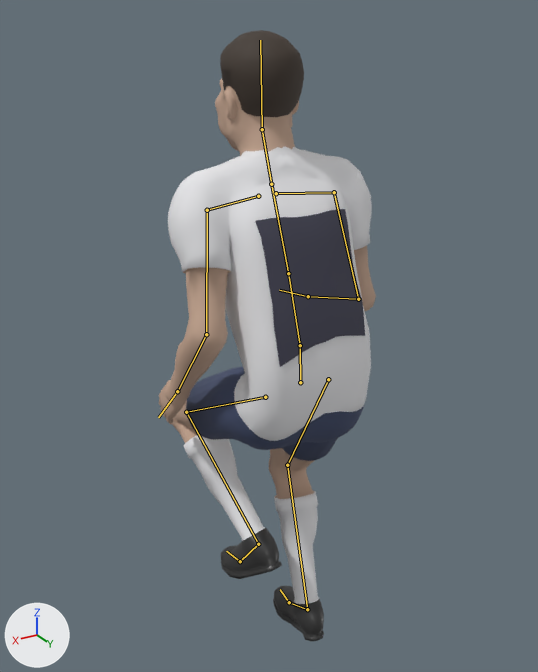
The Blender file assets/figure/figure.blend: old version first, new version second.
The view is the same before and after, from a camera (50 mm lens) standing at (0.935, 1.417, 1.75) and looking at (-0.039, -0.206, 0.939). Arrows for +X, +Y and +Z are at lower left; the lights stay in place. The older version comes first. Both versions are drawn at frame 44 of the action 'cut_L'; the numbers are the values there. The bones that bend it are drawn over the model as lines.

Names of what the first picture shows: 'body', 'hair_short', 'number'.
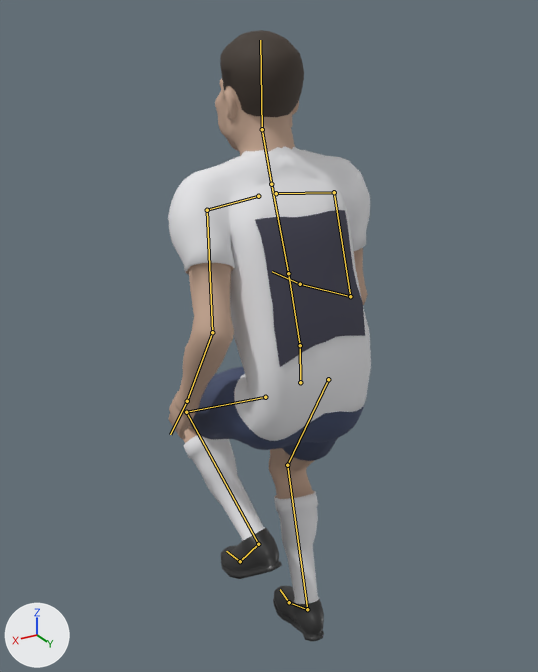
The change, as a diff of the scene's bpy script:
```diff
--- a/assets/figure/figure.blend.py
+++ b/assets/figure/figure.blend.py
@@ bone_upper_arm_l @@
 bone_upper_arm_l = bpy.data.objects['rig'].pose.bones['upper_arm_L']  # child of 'shoulder_L'
-bone_upper_arm_l.rotation_quaternion = (0.963, 0.014, 0.045, -0.267)  # degrees (0, 5, -31)
+bone_upper_arm_l.rotation_quaternion = (0.96, -0.041, 0.076, -0.267)  # degrees (-7, 7, -32)
@@ bone_upper_arm_r @@
 bone_upper_arm_r = bpy.data.objects['rig'].pose.bones['upper_arm_R']  # child of 'shoulder_R'
-bone_upper_arm_r.rotation_quaternion = (0.947, 0.105, 0.041, 0.3)  # degrees (13, 1, 35)
+bone_upper_arm_r.rotation_quaternion = (0.938, 0.161, 0.07, 0.298)  # degrees (20, 2, 36)
```

Boxes (x1, y1, x2, y2) around the edits, measured in the pictures (538 x 672 px):
'body', posed (6% narrower)
    before: (159, 79, 376, 641)
    after: (168, 79, 371, 641)
bone 'upper_arm_L', root to tip
    before: (207, 210) to (206, 334)
    after: (207, 210) to (212, 332)
bone 'upper_arm_R', root to tip
    before: (334, 192) to (358, 299)
    after: (334, 192) to (350, 296)
